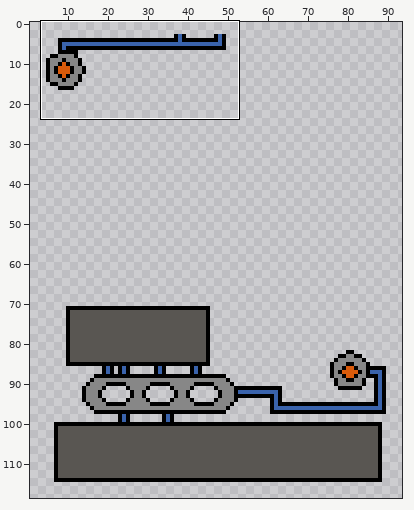
One commit to this sprite sheet: Tubes/mx_frame_overlay.png. Above: a wide view before the commit, with the close-up outlined.
Close-up. Before the commit:
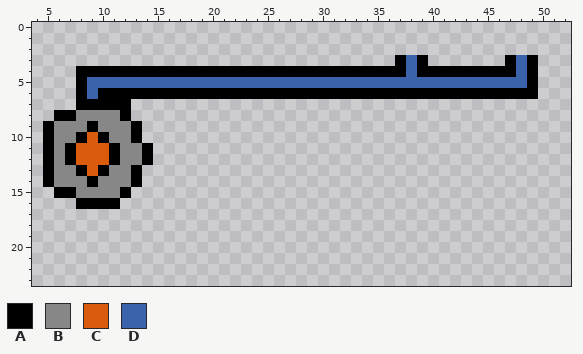
The file is 96x120 pixels. Shown: x 4..52, y 0..23. The wide view leaves out empty margins. The commit also changed other parts of the picture, which this record leaves out.
Palette (. is transparent): A #000000  B #878787  C #d95b0b  D #3a63ac
Pixels before, first column x 5:
 3 ................................ADA.......ADA
 4 ...AAAAAAAAAAAAAAAAAAAAAAAAAAAAAADAAAAAAAAADA
 5 ...ADDDDDDDDDDDDDDDDDDDDDDDDDDDDDDDDDDDDDDDDA
 6 ...ADAAAAAAAAAAAAAAAAAAAAAAAAAAAAAAAAAAAAAAAA
 7 ...AAAAA.....................................
 8 .AABBBBA.....................................
 9 ABBBABBBA....................................
10 ABBACABBA....................................
11 ABACCCABBA...................................
12 ABACCCABBA...................................
13 ABBACABBA....................................
14 ABBBABBBA....................................
15 .AABBBBA.....................................
16 ...AAAA......................................
New version:
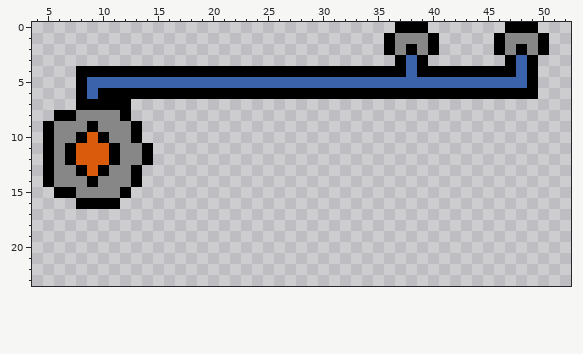
Changes in this commit:
y 0: x 37..39 ... -> AAA; x 47..49 ... -> AAA
y 1: x 36..40 ..... -> ABBBA; x 46..50 ..... -> ABBBA
y 2: x 36..40 ..... -> ABABA; x 46..50 ..... -> ABABA
Where, in picture pixels (left, top, right, bottom), the same in both close-ups:
added: (384, 22, 439, 55)
added: (494, 22, 549, 55)
